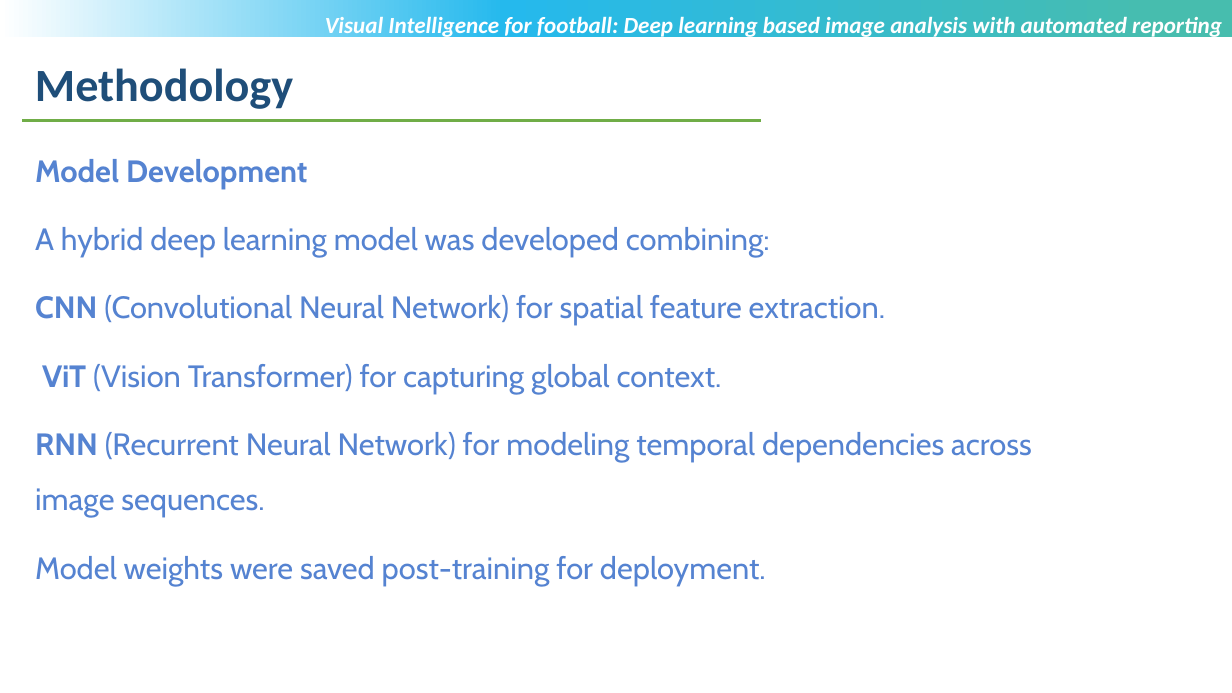
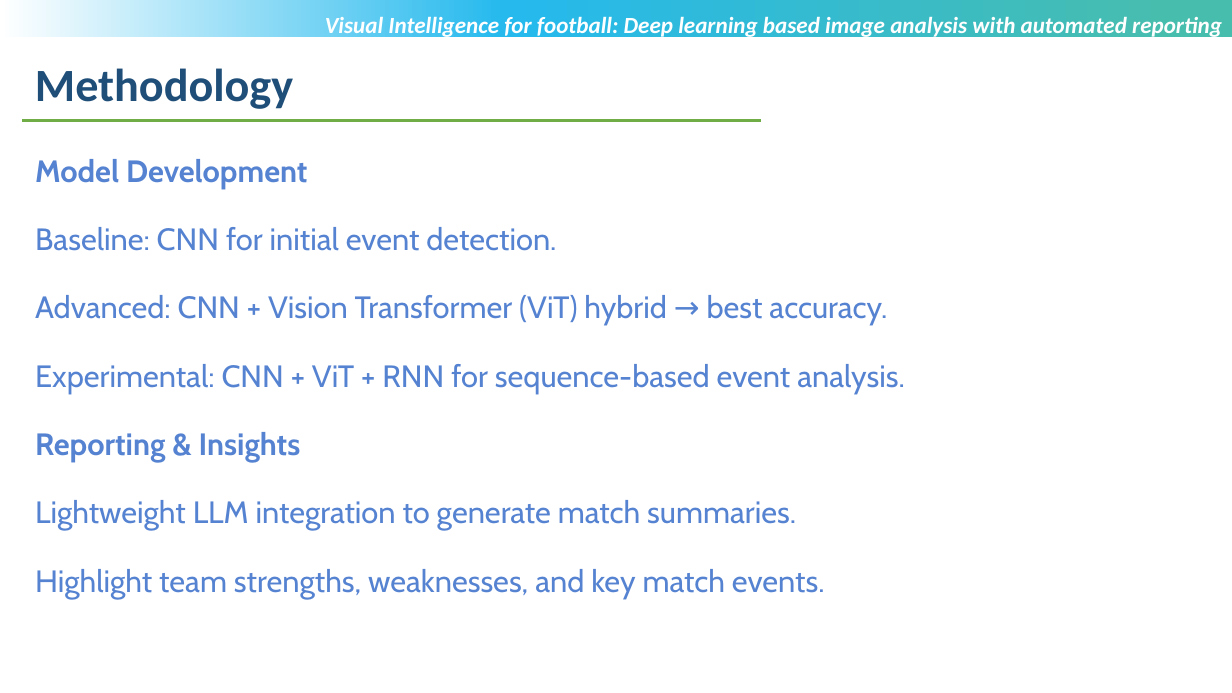
Before and after one commit to anandampaul2024-afk/Anandam-_college, a slide deck: slide 7 of MTech-Project_Review3_PPT_Anandam_Paul_T8635.pptx. Drawn at 1232x693 pixels with LibreOffice and Linux fonts; fonts in the diff are those of the drawing; background and template pictures are left out. Boxes give left, top, right and bottom in pixels: in the first picture for what was removed or moved away, otherwise in the second. Text is boxed around its words. In the diff, an @@ line names an element or a change of style, - is before the commit and + after.

```diff
--- a/MTech-Project_Review3_PPT_Anandam_Paul_T8635.pptx
+++ b/MTech-Project_Review3_PPT_Anandam_Paul_T8635.pptx
@@ text at (35, 227, 905, 598): text changed @@
-A hybrid deep learning model was developed combining:
-CNN (Convolutional Neural Network) for spatial feature extraction.
-ViT (Vision Transformer) for capturing global context.
-RNN (Recurrent Neural Network) for modeling temporal dependencies across image sequences.
-Model weights were saved post-training for deployment.
+Baseline: CNN for initial event detection.
+Advanced: CNN + Vision Transformer (ViT) hybrid → best accuracy.
+Experimental: CNN + ViT + RNN for sequence-based event analysis.
+Reporting & Insights
+Lightweight LLM integration to generate match summaries.
+Highlight team strengths, weaknesses, and key match events.
```
Also in this commit, not shown: 3 other slides changed, 2 slides added, 14 other files.
